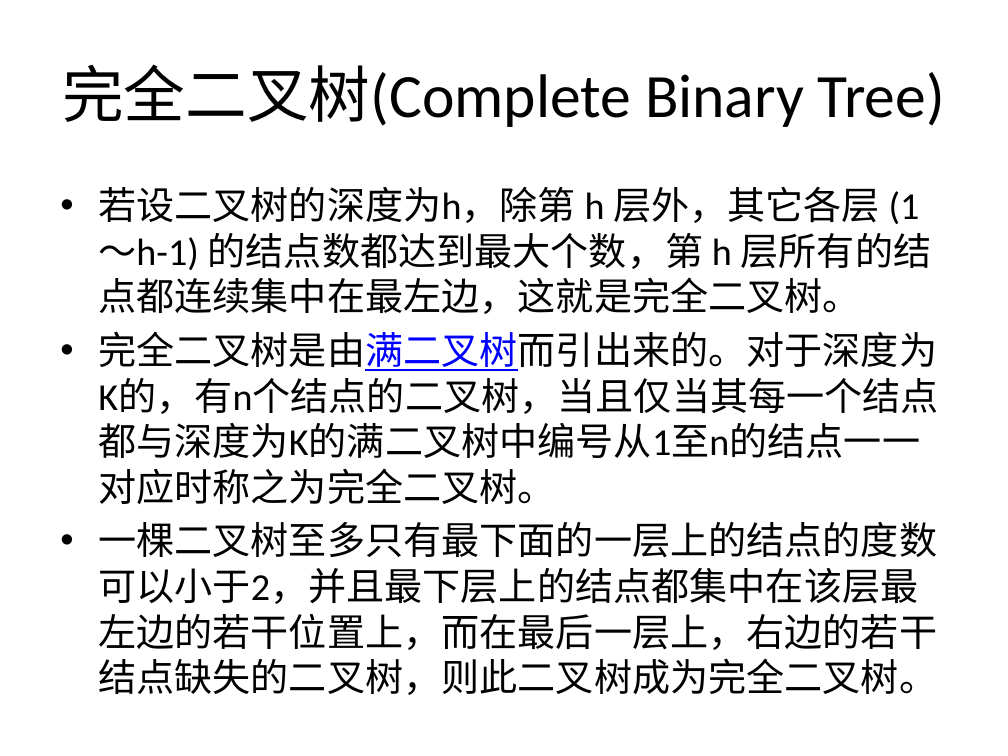
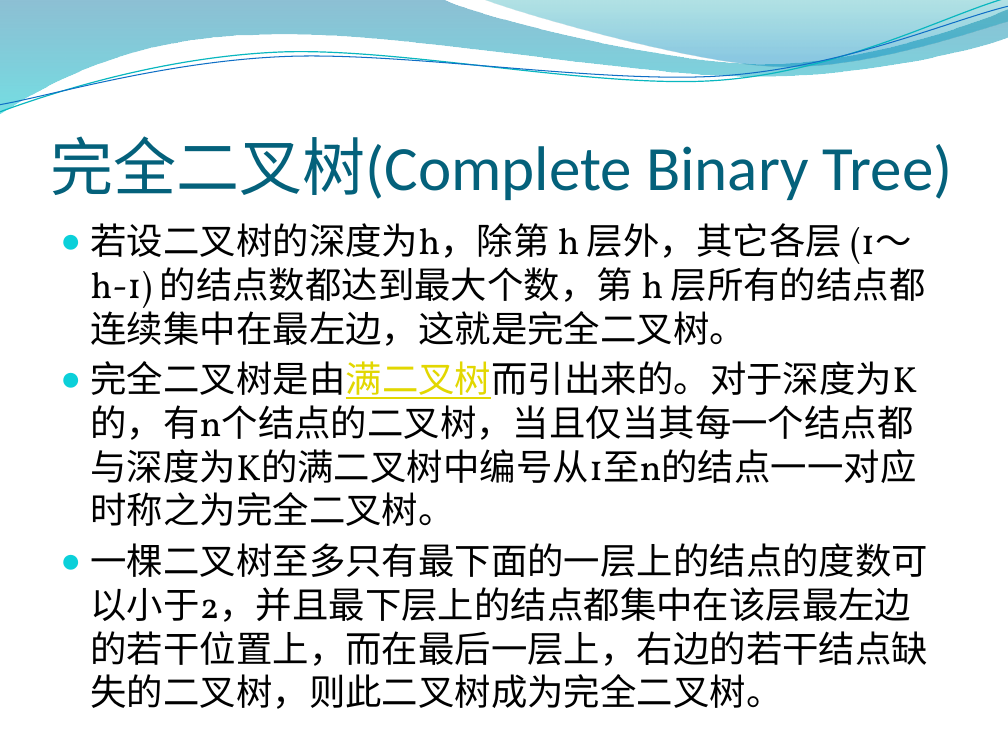
Before and after one commit to justery/JoyCpp, a slide deck: slide 9 of JoyCpp/rb_tree/rb_tree.pptx (slide 8 before the commit). Drawn at 1008x756 pixels with LibreOffice and Linux fonts; fonts in the diff are those of the drawing; background and template pictures are left out. Boxes give left, top, right and bottom in pixels: in the first picture for what was removed or moved away, otherwise in the second. Text is boxed around its words. In the diff, an @@ line names an element or a change of style, - is before the commit and + after.

```diff
--- a/JoyCpp/rb_tree/rb_tree.pptx
+++ b/JoyCpp/rb_tree/rb_tree.pptx
@@ freeform shape added at (0, 0, 1008, 114), fill gradient #0074A1 to #00C6CF @@
@@ freeform shape added at (0, 0, 1008, 117), outline #0AB8BF 0.85 pt @@
@@ freeform shape added at (0, 6, 1008, 112), outline #0F6FC6 0.75 pt @@
@@ freeform shape added at (483, 0, 1008, 70), fill gradient #00A1A9 to #008BBF @@
@@ title "完全二叉树(Complete Binary Tree)": place and size @@
-title "完全二叉树(Complete Binary Tree)" at (62, 64, 945, 127)
+title "完全二叉树(Complete Binary Tree)" at (50, 136, 953, 200)
@@ title "完全二叉树(Complete Binary Tree)" at (50, 136, 953, 200): size 44 to 45 pt, text colour #000000 to #04617B; alignment centre to left; vertical alignment middle to bottom @@
@@ text "若设二叉树的深度为h，除第 h 层外，其它各层 (1～h-1) 的结点数都达到最大个数，第 ...": place and size @@
-text "若设二叉树的深度为h，除第 h 层外，其它各层 (1～h-1) 的结点数都达到最大个数，第 ..." at (98, 187, 939, 695)
+text "若设二叉树的深度为h，除第 h 层外，其它各层 (1～h-1) 的结点数都达到最大个数，第 ..." at (91, 223, 928, 709)
@@ text "若设二叉树的深度为h，除第 h 层外，其它各层 (1～h-1) 的结点数都达到最大个数，第 ..." at (91, 223, 928, 709): size 27.2 to 26 pt, font Calibri to Vollkorn; text colour #0000FF to #E2D700 in "完全二叉树是由满二叉树而引出来的。对于深度为K的，有n个结点的二叉树，当且仅当其每一个结点都与深度为K的满二叉树中编号从 ..."; bullet • to ● @@
```
Also in this commit, not shown: 14 other slides changed, 5 slides added, 2 slides removed, 3 other files.
